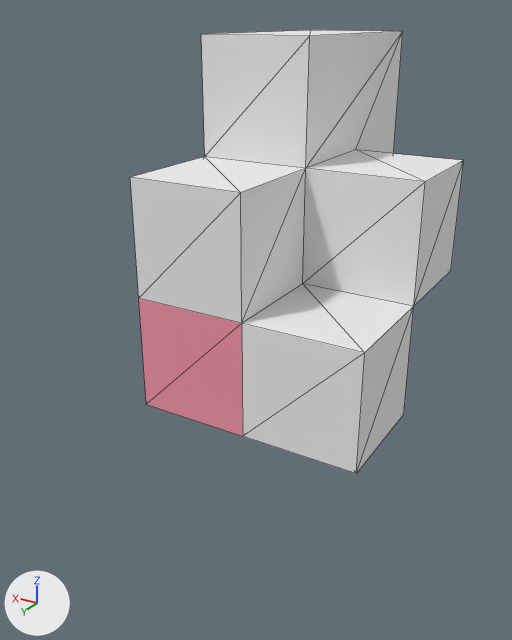
The OBJ model NaturalSelectionEditor/Assets/SampleSceneAssets/Art/Bunny-Bits/(White)/Bunny-Bit-7-(White).obj as it was, and as the next commit left it.
Both versions are drawn from a camera (50 mm lens) standing at (-0.263, 0.518, 1.314) and looking at (0.028, 0.031, 1.071). The lights are fixed; the arrows at lower left show +X, +Y and +Z. Mesh edges are drawn as thin lines. Where no turn or scale is listed for an object, it has been applied to the vertices. Vertices at the same position are counted once.

Objects in the first picture: 'Untitled'.
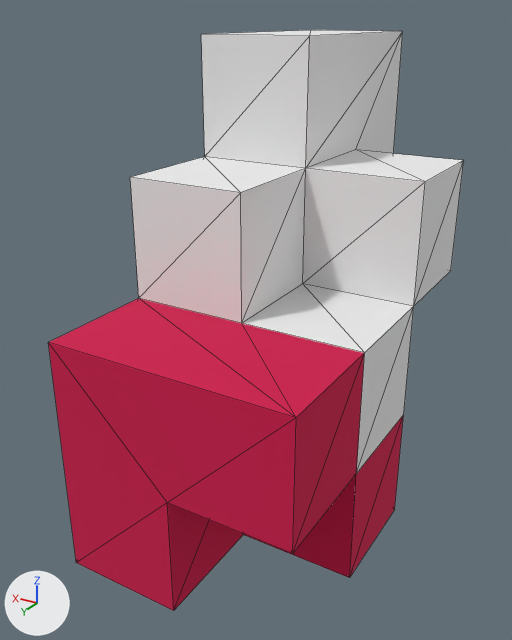
The newer file is also turned or shifted as a whole; pictures and numbers use the older file's frame.

Boxes (x1, y1, x2, y2) around the edits, measured in the pictures (512 x 640 px):
```json
{"object": "Untitled", "change": "reshaped", "before": [130, 30, 464, 474], "after": [48, 30, 464, 611], "on screen": "24% wider, 31% taller"}
{"part": 1, "of": "me_untitled", "change": "built on", "before": [139, 299, 364, 473], "after": [48, 298, 404, 611]}
```

Scene script edits in JSON lines:
```json
{"block": "me_untitled", "where": "# used by ob_untitled; location = (0.0, 0.0, 0.0)"}
{"op": "remove", "block": "me_untitled", "code": "me_untitled.from_pydata(...)  # 31 vertices, 60 faces; spans x -0.1..0.1, y -0.2..0.1, z 1.0..1.3"}
{"op": "add", "block": "me_untitled", "code": "me_untitled.from_pydata(...)  # 41 vertices, 80 faces; spans x -0.1..0.1, y -0.2..0.2, z 0.9..1.3"}
{"block": "me_untitled", "change": "me_untitled part 1"}
{"block": "me_untitled", "change": "8 faces are deleted"}
{"block": "me_untitled", "change": "5 vertices are added at (-0.1, 0.0, 0.9), (-0.1, 0.1, 0.9), (0.0, 0.1, 0.9), (0.1, 0.0, 0.9), (0.1, 0.2, 0.9)"}
{"block": "me_untitled", "change": "5 new vertices lie (0.0, 0.1, 0.0) away from vertices in x -0.1..0.1, y 0.1, z 0.9..1.1"}
{"block": "me_untitled", "change": "28 new faces join them"}
```
